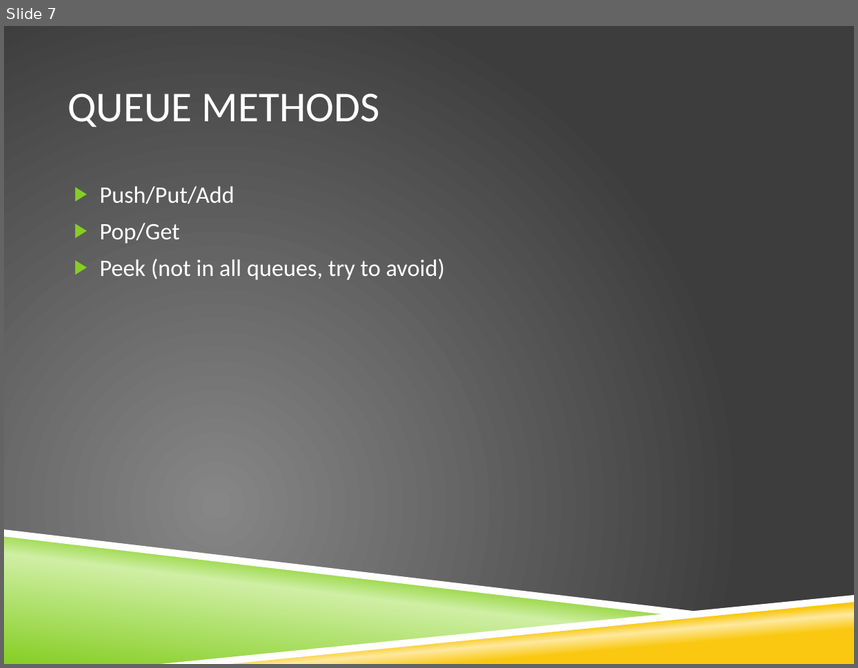
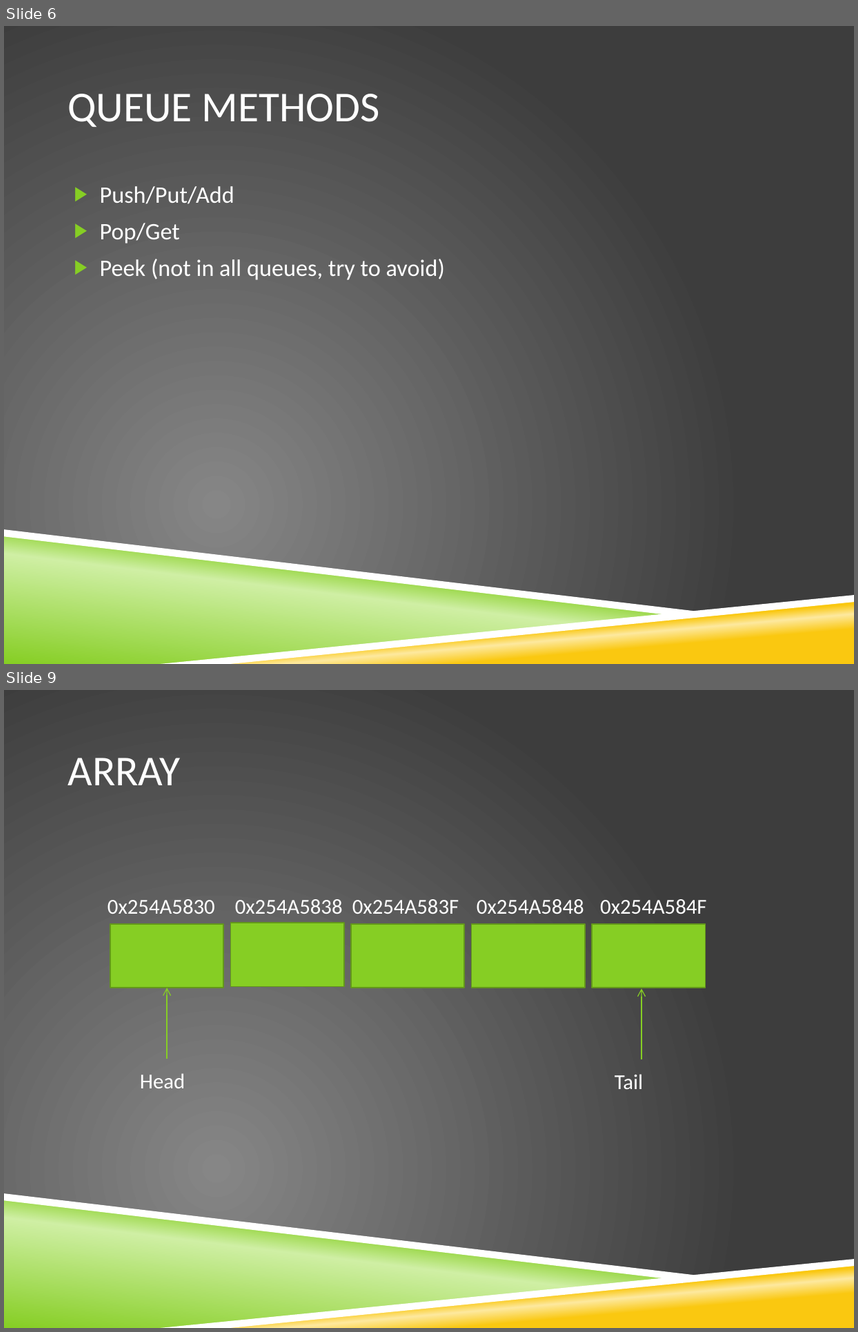
Before and after one commit to stimms/Queues, a slide deck: Queues and message based architecture.pptx. Shown one above the other, each under a label of ours: slide 7 before the commit, slides 6 and 9 after it; the slides between them are not shown. The pictures are 858x668 and 858x1332 pixels, drawn with LibreOffice and Linux fonts; fonts in the diff are those of the drawing; background and template pictures are left out. Boxes give left, top, right and bottom in pixels: in the first picture for what was removed or moved away, otherwise in the second. Text is boxed around its words. In the diff, an @@ line names an element or a change of style, - is before the commit and + after.

```diff
--- a/Queues and message based architecture.pptx
+++ b/Queues and message based architecture.pptx
@@ slide 9 added at (x1=4, y1=690, x2=854, y2=1328), background picture (left out); not listed: 4 template elements that a slide beside it also shows @@
@@ title added at (x1=67, y1=758, x2=181, y2=785), 36 pt, text #FFFFFF @@
+ARRAY
@@ group added at (x1=107, y1=899, x2=706, y2=1089): 7 texts, 5 rectangles, 2 arrows @@
+Head
+Tail
+0x254A5830
+0x254A5838
+0x254A583F
+0x254A5848
+0x254A584F
@@ what was slide 7 is now slide 6 @@
```
Also in this commit, not shown: 1 slide changed, 6 other slides added, 1 other file.
